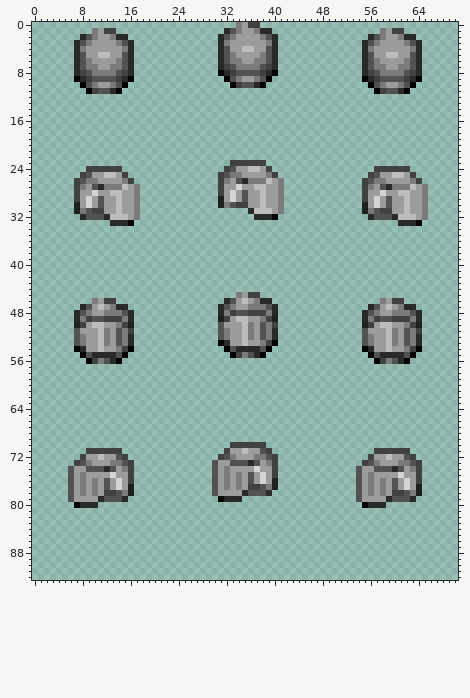
Two versions of one sprite sheet, resources/graphics/item/world/helmet_destruction.png. This is how it looked before the edit.
The file is 71x93 pixels. Colours within 5 levels of each other are drawn and written as one. The old version is drawn lined up with the new one.
Once edited:
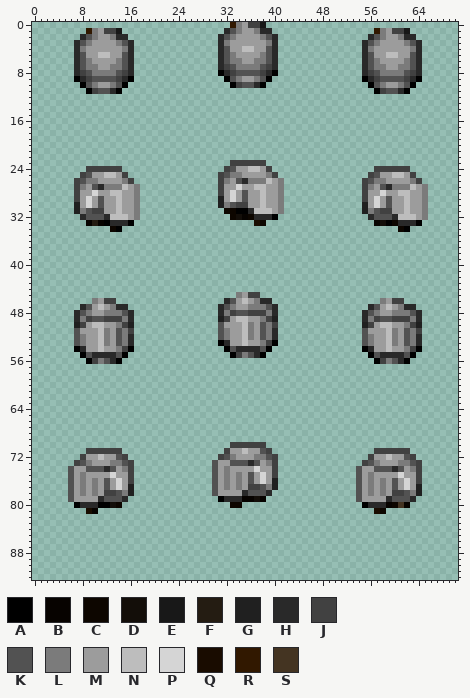
Palette (. is transparent): A #000000  B #070300  C #0d0600  D #130e09  E #181818  F #241c12  G #202020  H #292929  J #414141  K #525252  L #7b7b7b  M #9c9c9c  N #bdbdbd  P #d5d5d5  Q #190c00  R #311800  S #443422
The exact change:
drawings rearranged on the sheet (the old picture shows each at its new place)
There is now colour A in row 31 at x 34 to 35; in row 33 at x 12 and 59; in row 34 at x 14 and 62; in row 80 at x 11 to 12.
There is now colour B in row 32 at x 35; in row 33 at x 9, 11 and 57; in row 79 at x 35 to 36 and 38; in row 80 at x 59 and 62; in row 81 at x 10.
There is now colour C in row 31 at x 32 to 33; in row 32 at x 33 and 36; in row 33 at x 38 and 60; in row 34 at x 13 and 61; in row 80 at x 14, 33 to 34 and 60; in row 81 at x 58.
There is now colour D in row 32 at x 34; in row 33 at x 58; in row 79 at x 37; in row 80 at x 13.
There is now colour E in row 0 at x 38; in row 1 at x 14 and 62.
There is now colour F in row 33 at x 10.
There is now colour Q in row 33 at x 37; in row 81 at x 9 and 57.
There is now colour R in row 0 at x 33; in row 1 at x 9 and 57.
There is now colour S in row 80 at x 61.
